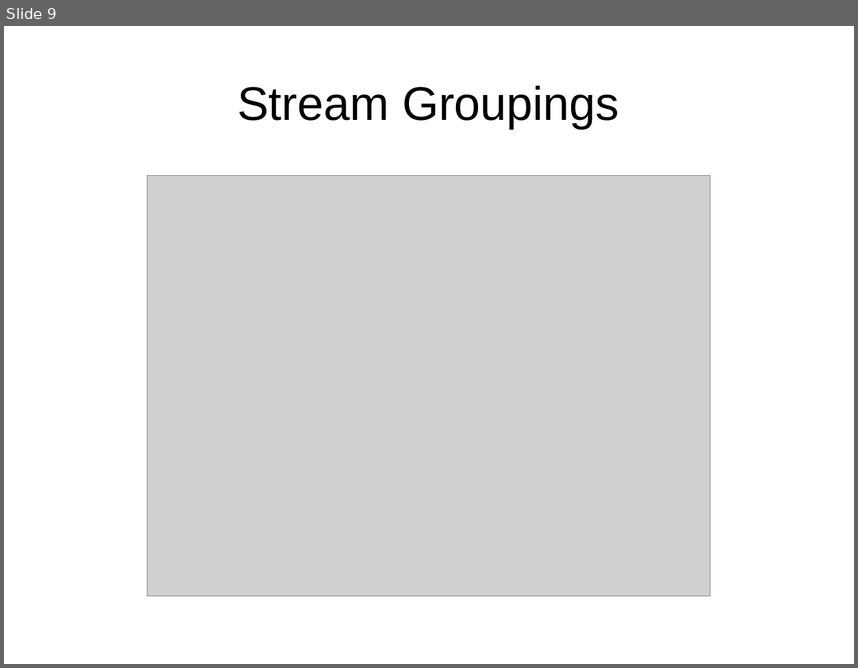
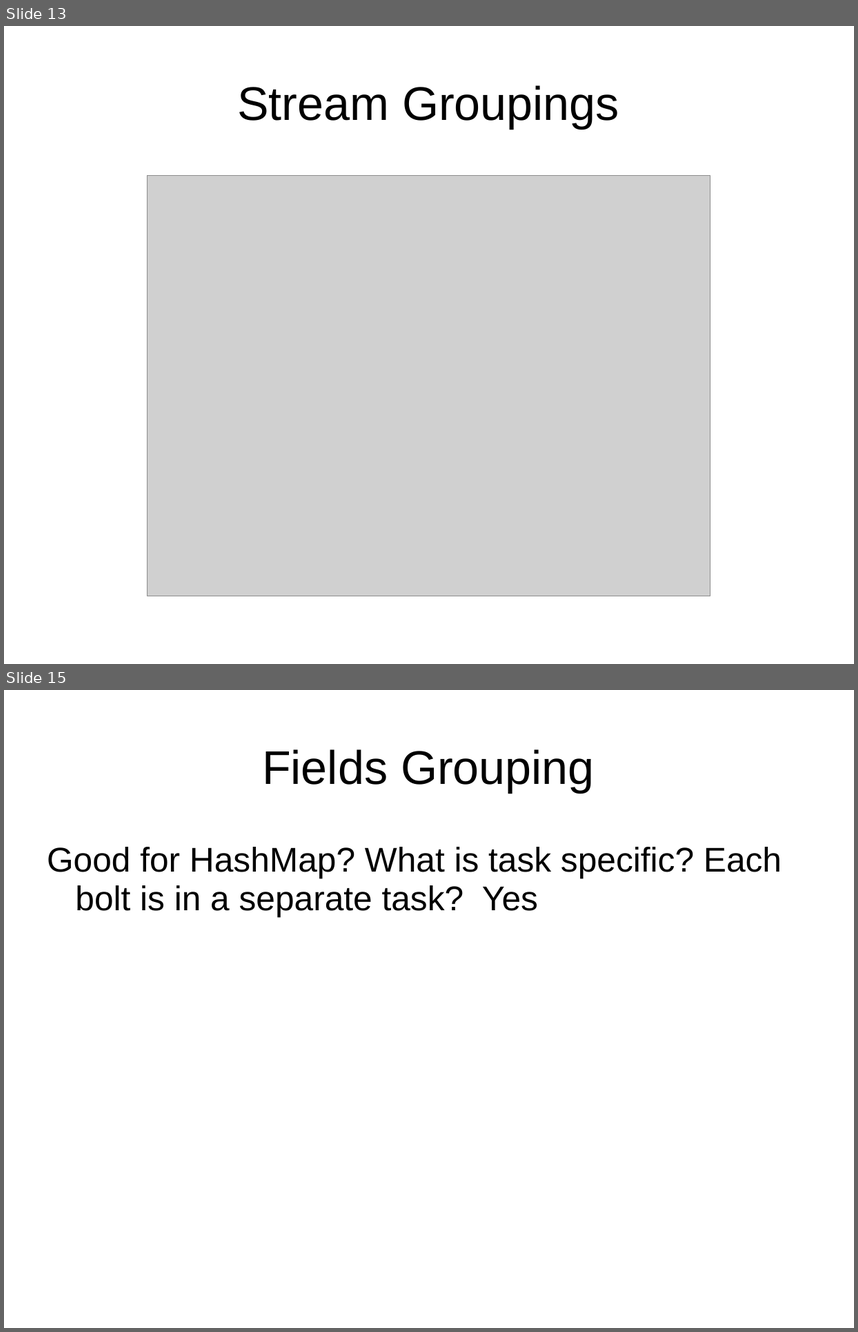
Before and after one commit to dougc333/storm, a slide deck: Storm.ppt. Shown one above the other, each under a label of ours: slide 9 before the commit, slides 13 and 15 after it; the slides between them are not shown. The pictures are 858x668 and 858x1332 pixels, drawn with LibreOffice and Linux fonts; fonts in the diff are those of the drawing; grey boxes stand for pictures. Boxes give left, top, right and bottom in pixels: in the first picture for what was removed or moved away, otherwise in the second. Text is boxed around its words. In the diff, an @@ line names an element or a change of style, - is before the commit and + after.

```diff
--- a/Storm.ppt
+++ b/Storm.ppt
@@ slide 15 added at (4,690,854,1328), background #FFFFFF @@
@@ title added at (262,749,595,793), 44 pt, text #000000 @@
+Fields Grouping
@@ text added at (47,847,782,916), 32 pt, text #000000 @@
+Good for HashMap? What is task specific? Each bolt is in a separate task? Yes
@@ what was slide 9 is now slide 13 @@
```
Also in this commit, not shown: 7 slides changed, 7 other slides added, 1 slide removed, 10 other files.
